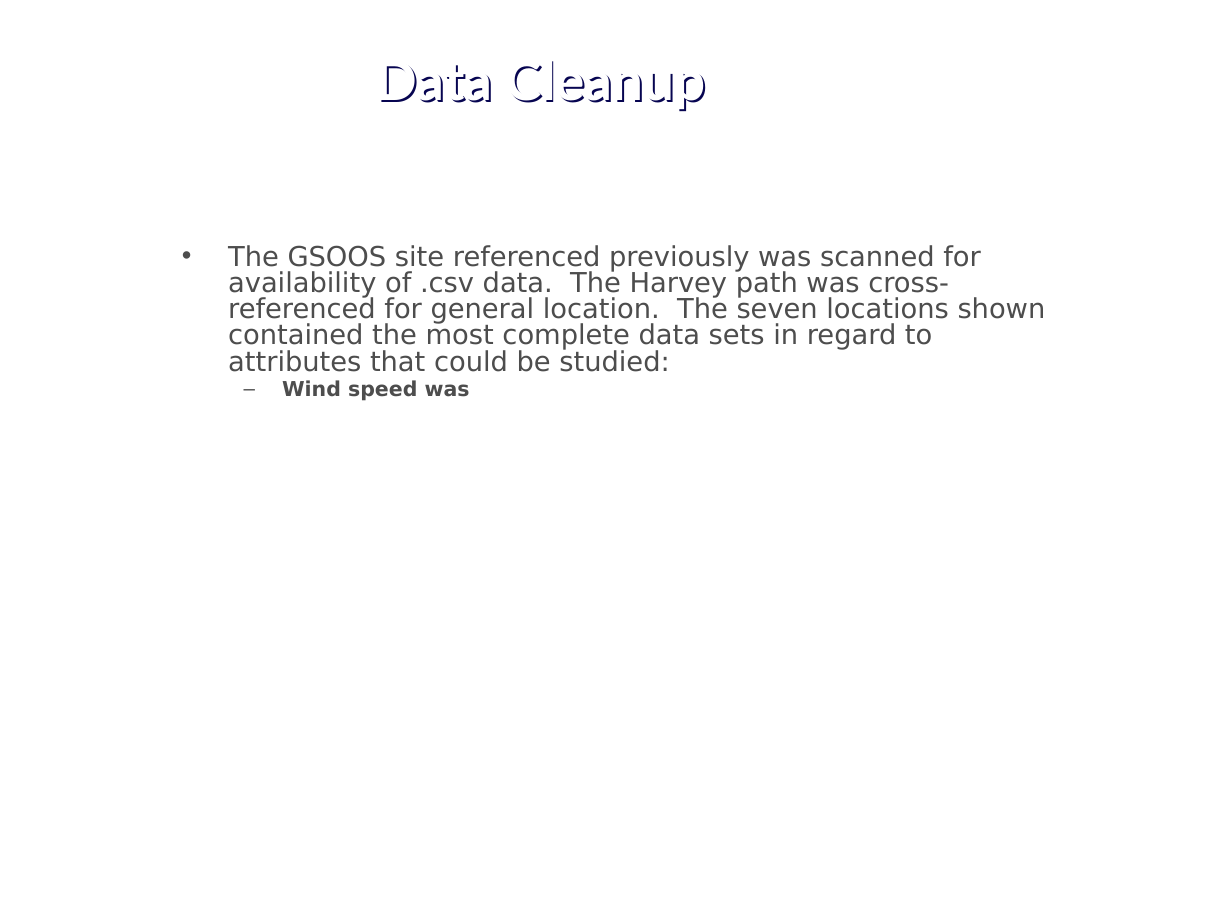
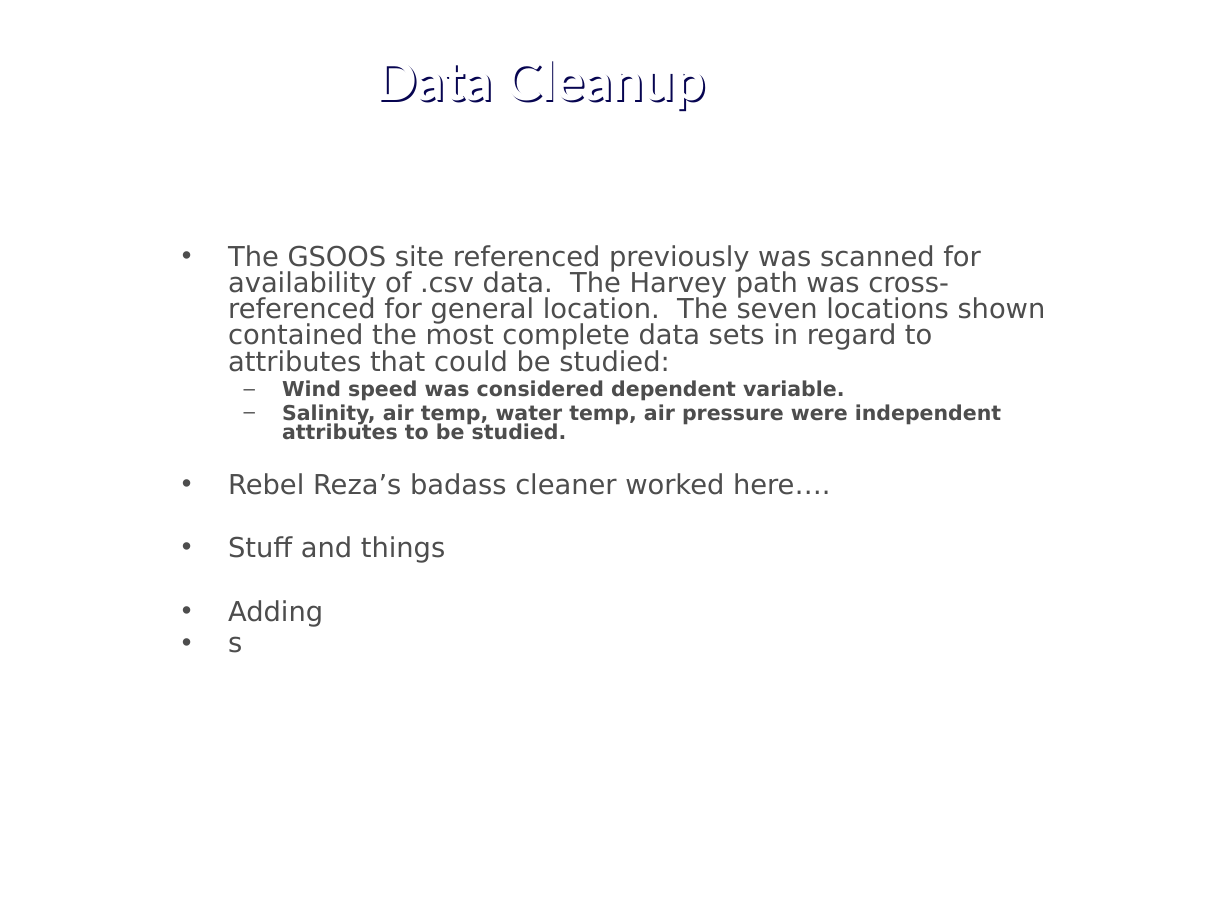
Before and after one commit to j1-aggie/Hurricane_Harvey_Analysis, a slide deck: slide 6 of Final Presentation__RobAdditions.pptx. Drawn at 1232x924 pixels with LibreOffice and Linux fonts; fonts in the diff are those of the drawing; background and template pictures are left out. Boxes give left, top, right and bottom in pixels: in the first picture for what was removed or moved away, otherwise in the second. Text is boxed around its words. In the diff, an @@ line names an element or a change of style, - is before the commit and + after.

```diff
--- a/Final Presentation__RobAdditions.pptx
+++ b/Final Presentation__RobAdditions.pptx
@@ text at [228, 380, 1001, 653]: text changed @@
-  – Wind speed was
+  – Wind speed was considered dependent variable.
+  – Salinity, air temp, water temp, air pressure were independent attributes to be studied.
+• Rebel Reza’s badass cleaner worked here….
+• Stuff and things
+• Adding
+• s
```
Also in this commit, not shown: 7 other slides changed, 1 slide added.
